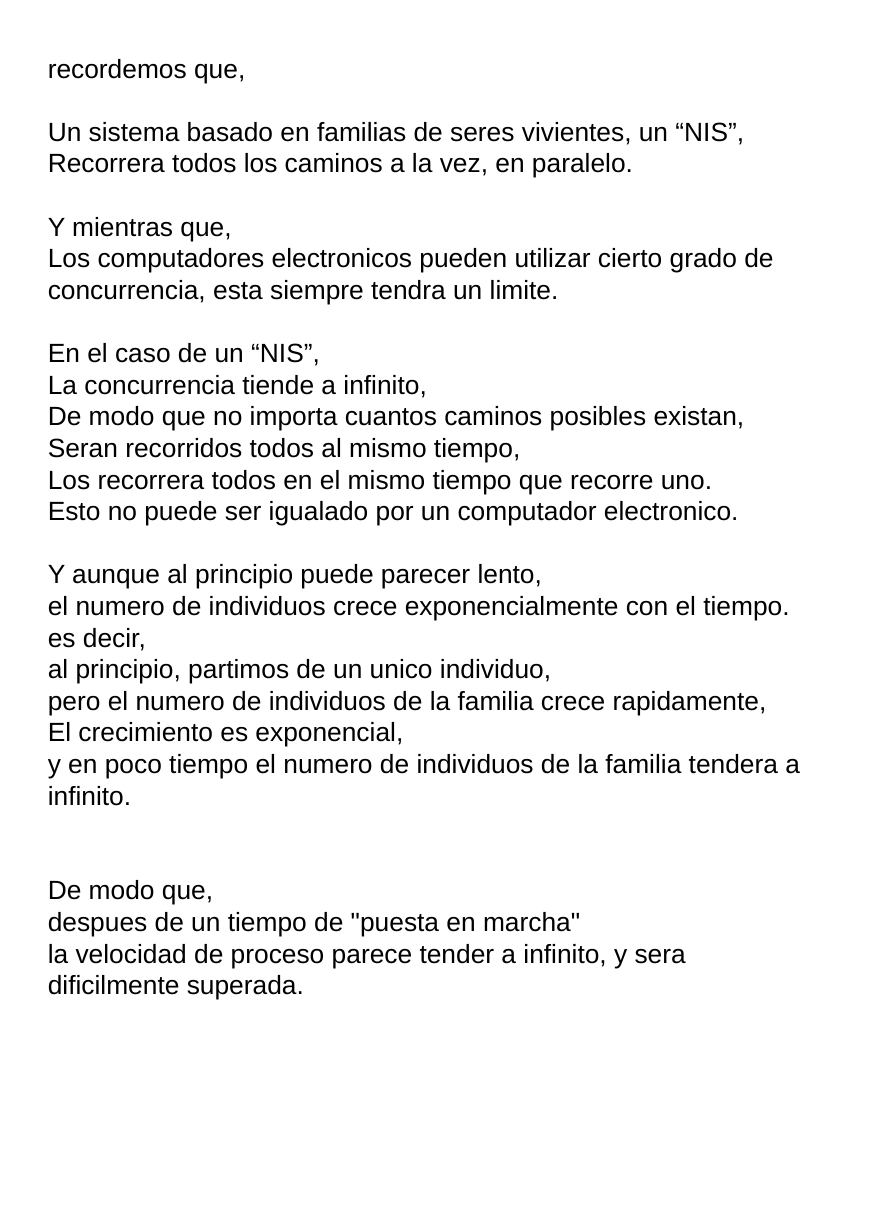
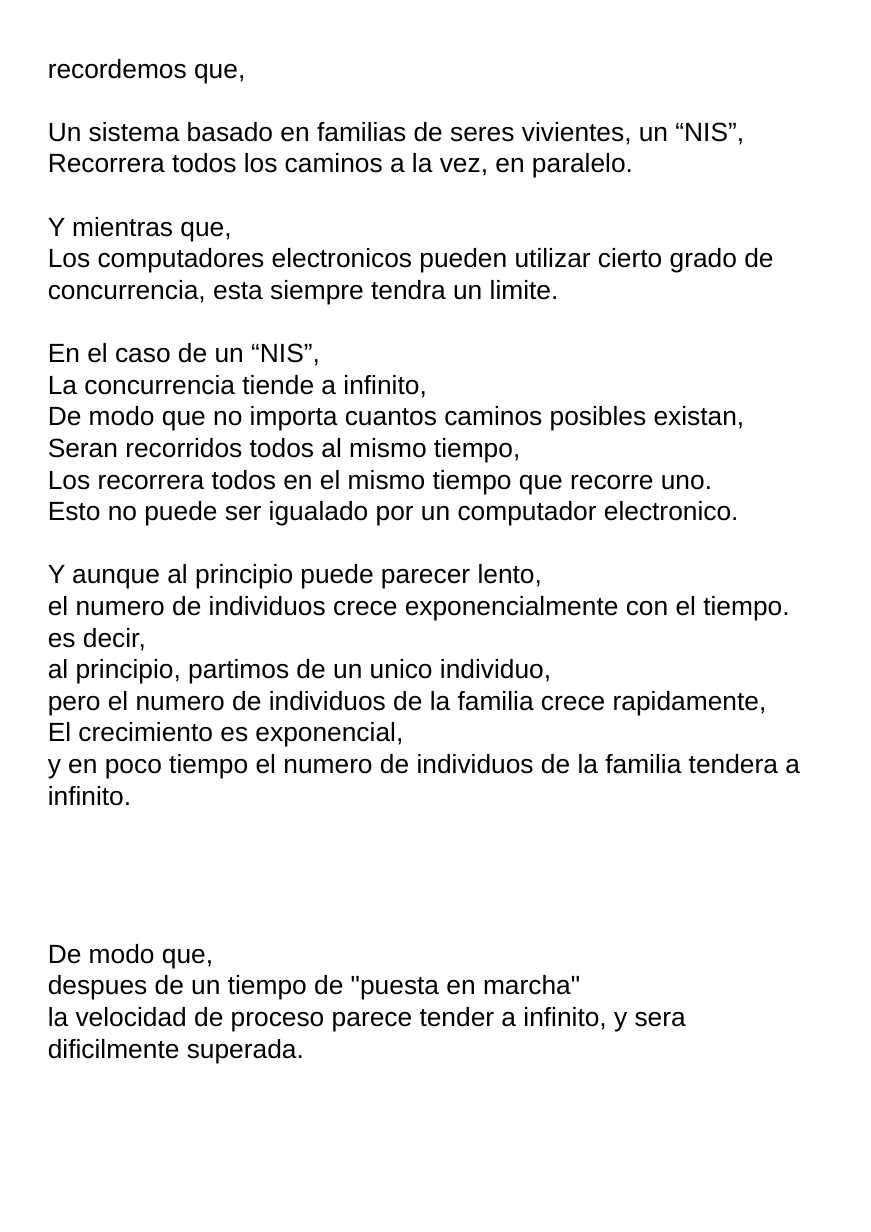
Before and after one commit to fabhrius/La-Cosa, a slide deck: slide 12 of capitulos/Potencia del sistema/Potencia del sistema.odp. Drawn at 871x1232 pixels with LibreOffice and Linux fonts; fonts in the diff are those of the drawing. Boxes give left, top, right and bottom in pixels: in the first picture for what was removed or moved away, otherwise in the second. Text is boxed around its words. In the diff, an @@ line names an element or a change of style, - is before the commit and + after.

```diff
--- a/capitulos/Potencia del sistema/Potencia del sistema.odp
+++ b/capitulos/Potencia del sistema/Potencia del sistema.odp
@@ text "recordemos que," rewrapped from [48, 59, 800, 1000] to [48, 59, 800, 1063] @@
```
Also in this commit, not shown: 2 other files.
